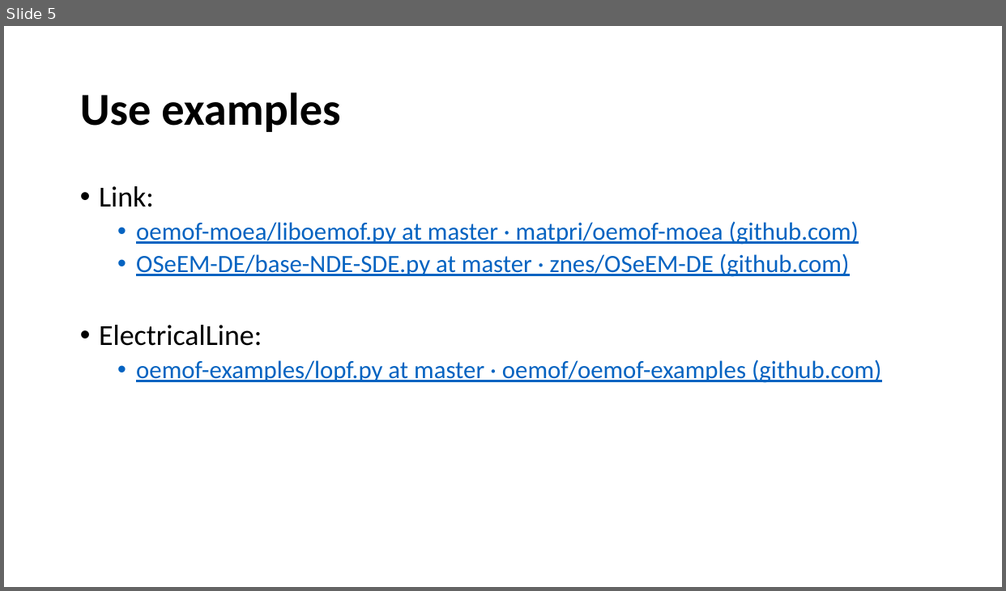
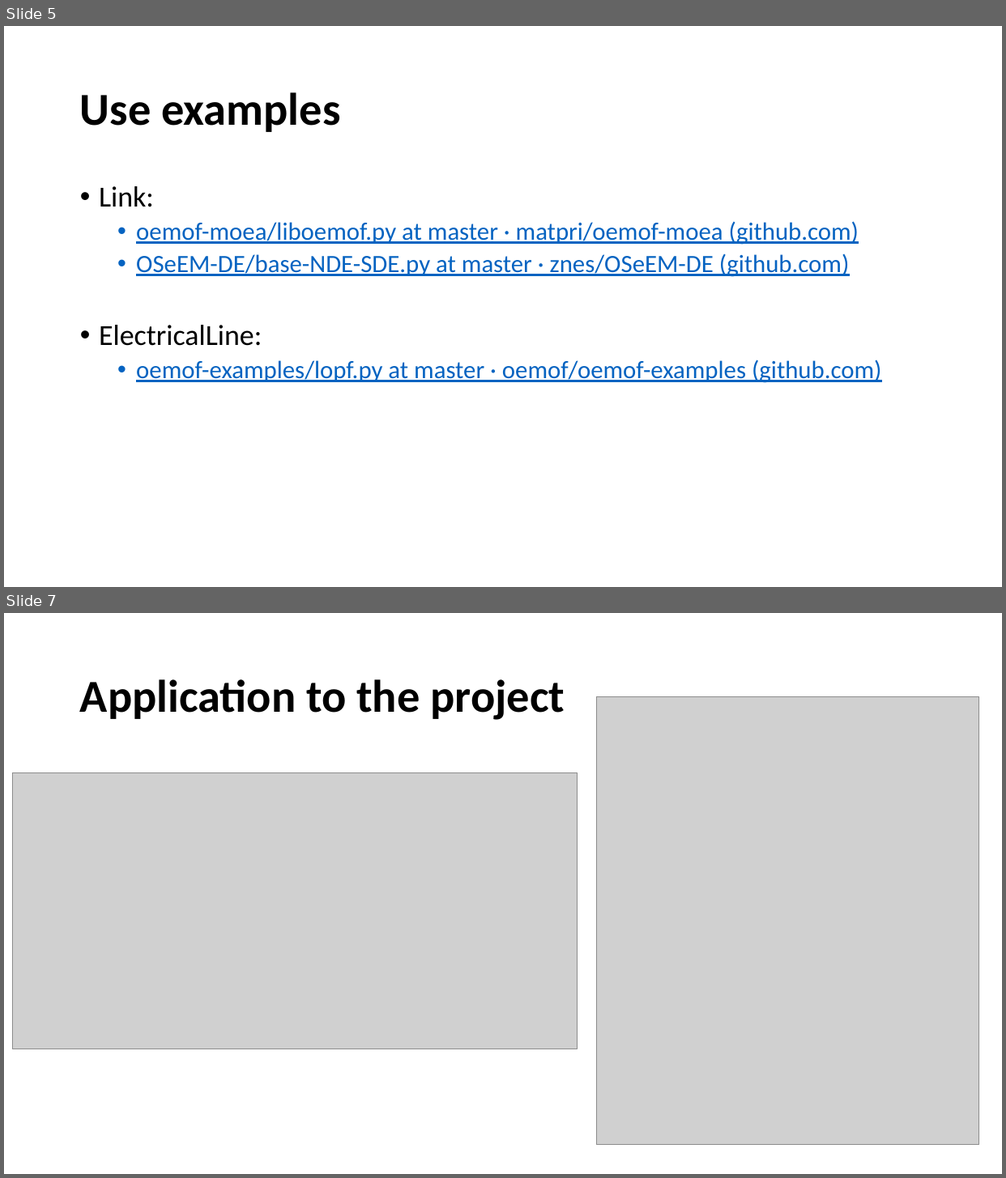
Before and after one commit to SPF-OST/optihood, a slide deck: docs/Grouped optimization.pptx. Shown one above the other, each under a label of ours: slide 5 before the commit, slides 5 and 7 after it; the slides between them are not shown. The pictures are 1006x591 and 1006x1178 pixels, drawn with LibreOffice and Linux fonts; fonts in the diff are those of the drawing; grey boxes stand for pictures. Boxes give left, top, right and bottom in pixels: in the first picture for what was removed or moved away, otherwise in the second. Text is boxed around its words. In the diff, an @@ line names an element or a change of style, - is before the commit and + after.

```diff
--- a/docs/Grouped optimization.pptx
+++ b/docs/Grouped optimization.pptx
@@ slide 7 added at <box>4,613,1002,1174</box>, background #FFFFFF @@
@@ title added at <box>80,679,565,720</box>, 44 pt, text #000000, bold @@
+Application to the project
@@ picture added at <box>597,697,978,1144</box> @@
@@ picture added at <box>13,773,578,1049</box> @@
```
Also in this commit, not shown: 1 slide changed, 1 other file.
